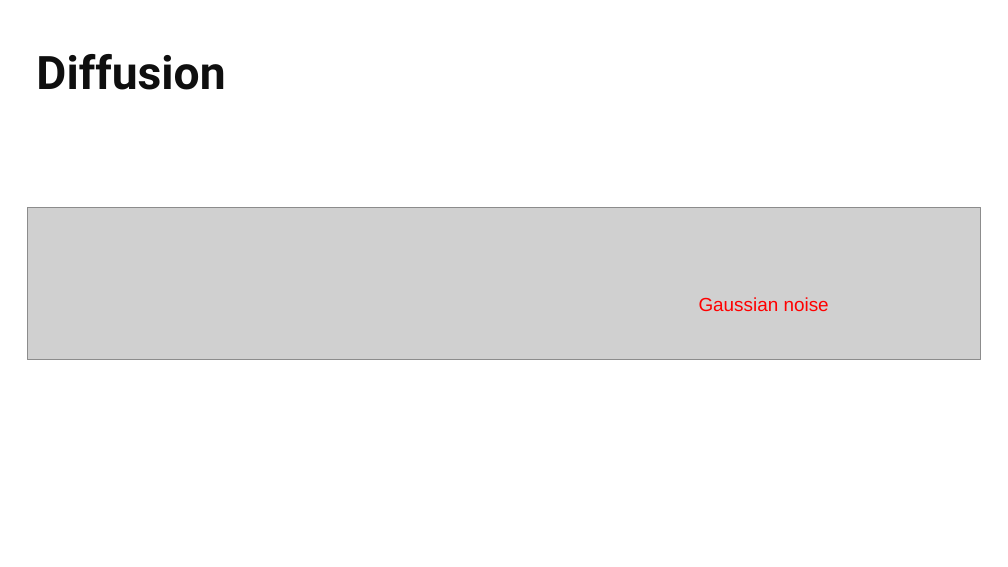
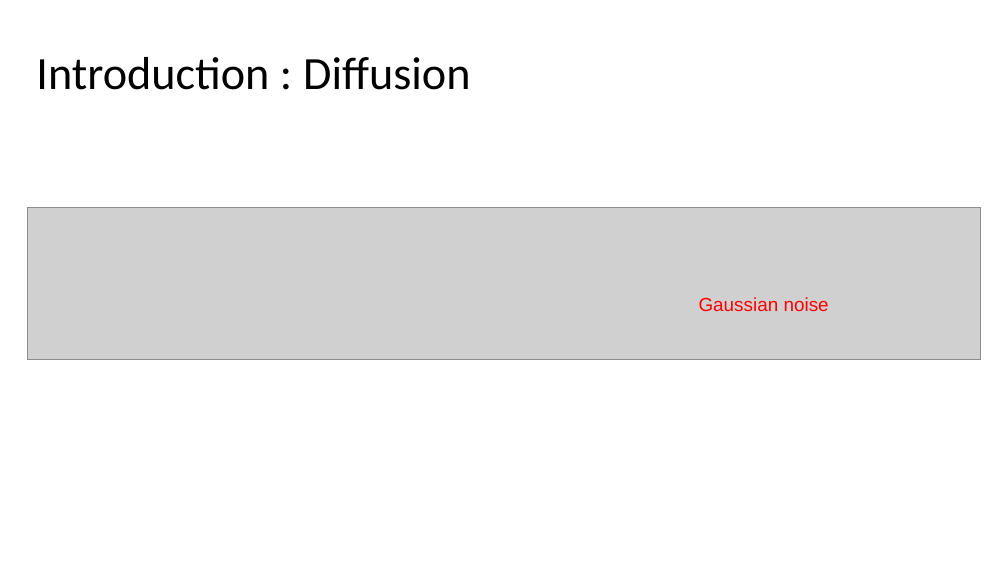
Before and after one commit to jasonfghx/lilicoco, a slide deck: slide 3 of diffusion書報/DDPM.pptx. Drawn at 1008x567 pixels with LibreOffice and Linux fonts; fonts in the diff are those of the drawing; grey boxes stand for pictures. Boxes give left, top, right and bottom in pixels: in the first picture for what was removed or moved away, otherwise in the second. Text is boxed around its words. In the diff, an @@ line names an element or a change of style, - is before the commit and + after.

```diff
--- a/diffusion書報/DDPM.pptx
+++ b/diffusion書報/DDPM.pptx
@@ title at [36,57,470,90]: text changed; font Roboto to Calibri; text colour #0F0F0F to #000000; bold off @@
-Diffusion
+Introduction : Diffusion
```
Also in this commit, not shown: 3 other slides changed, 1 slide removed.
